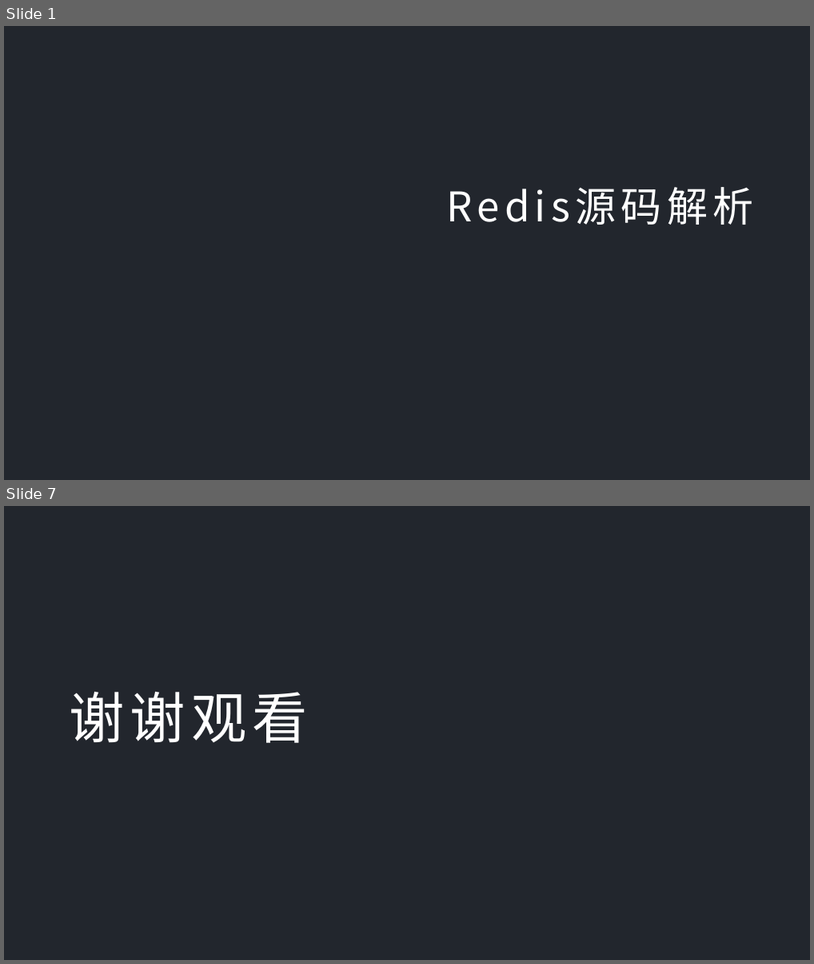
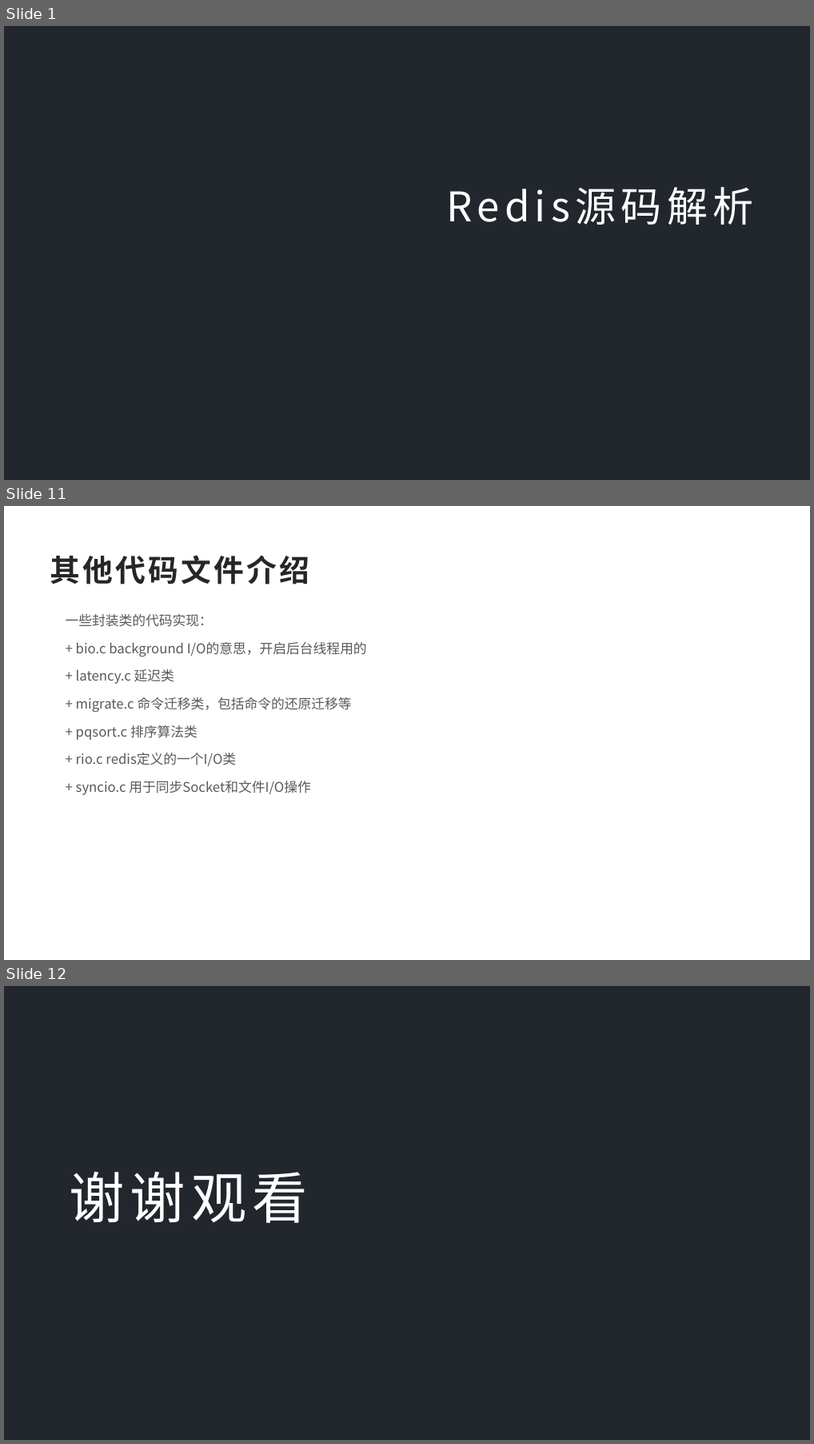
Before and after one commit to dylan7168/springcloud, a slide deck: document/SpringCloud融会贯通/07-Redis源码解析.pptx. Shown one above the other, each under a label of ours: slides 1 and 7 before the commit, slides 1, 11 and 12 after it; the slides between them are not shown. The pictures are 814x964 and 814x1444 pixels, drawn with LibreOffice and Linux fonts; fonts in the diff are those of the drawing; background and template pictures are left out. Boxes give left, top, right and bottom in pixels: in the first picture for what was removed or moved away, otherwise in the second. Text is boxed around its words. In the diff, an @@ line names an element or a change of style, - is before the commit and + after.

```diff
--- a/document/SpringCloud融会贯通/07-Redis源码解析.pptx
+++ b/document/SpringCloud融会贯通/07-Redis源码解析.pptx
@@ slide 11 added at (4,506,810,960), background #FFFFFF @@
@@ text added at (50,555,310,584), 36 pt, text #262626, bold @@
+其他代码文件介绍
@@ text added at (66,614,367,795), 16 pt, text #595959 @@
+一些封装类的代码实现：
++ bio.c background I/O的意思，开启后台线程用的
++ latency.c 延迟类
++ migrate.c 命令迁移类，包括命令的还原迁移等
++ pqsort.c 排序算法类
++ rio.c redis定义的一个I/O类
++ syncio.c 用于同步Socket和文件I/O操作
@@ what was slide 7 is now slide 12 @@
```
Also in this commit, not shown: 3 slides changed, 6 other slides added, 2 slides removed, 5 other files.
